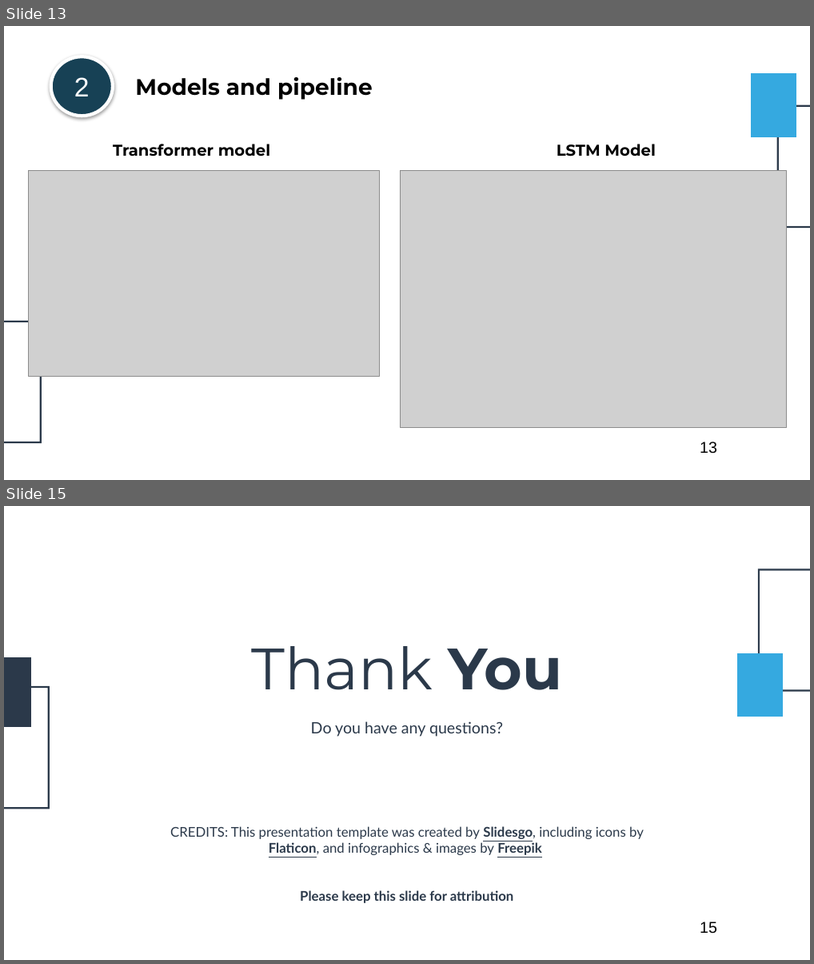
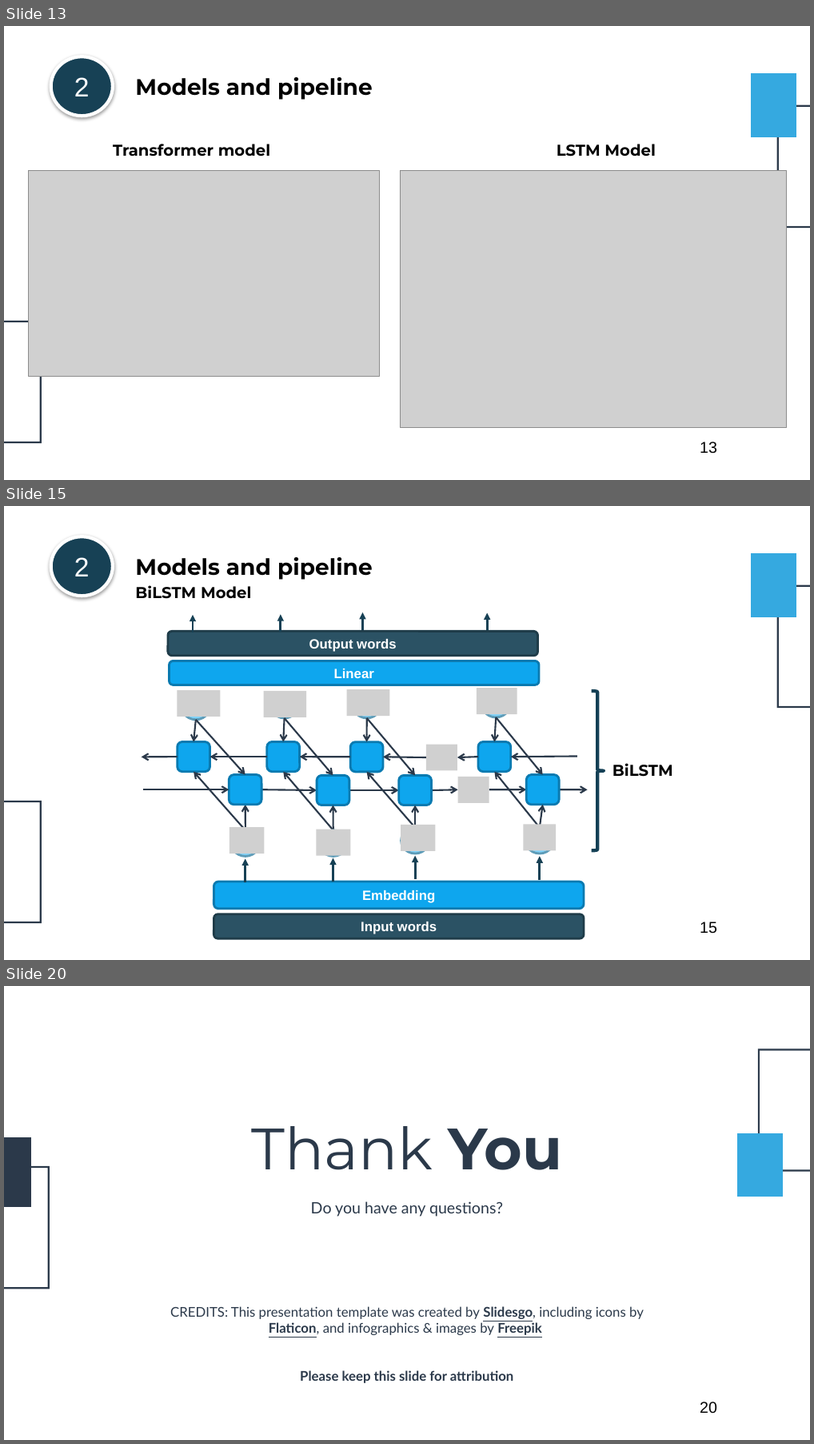
Before and after one commit to VNOpenAI/ai-doctor, a slide deck: static/slides/vnopenai-vn-accent.pptx. Shown one above the other, each under a label of ours: slides 13 and 15 before the commit, slides 13, 15 and 20 after it; the slides between them are not shown. The pictures are 814x964 and 814x1444 pixels, drawn with LibreOffice and Linux fonts; fonts in the diff are those of the drawing; grey boxes stand for pictures. Boxes give left, top, right and bottom in pixels: in the first picture for what was removed or moved away, otherwise in the second. Text is boxed around its words. In the diff, an @@ line names an element or a change of style, - is before the commit and + after.

Commit message:
Explain models for NLP task

```diff
--- a/static/slides/vnopenai-vn-accent.pptx
+++ b/static/slides/vnopenai-vn-accent.pptx
@@ slide 15 added at (4, 506, 810, 960), background #FFFFFF; not listed: 4 template elements that a slide beside it also shows @@
@@ ellipse added at (50, 536, 113, 596), fill #174155, outline #FFFFFF 3 pt, 24 pt, text #FFFFFF @@
+2
@@ text added at (135, 557, 373, 580), 20 pt, text #000000, bold @@
+Models and pipeline
@@ text added at (135, 585, 251, 599), 14 pt, text #000000, bold @@
+BiLSTM Model
@@ group added at (141, 612, 674, 938): 36 arrows, 12 rounded rectangles, 10 pictures, 8 ellipses, 1 text, 1 right brace @@
+BiLSTM
+Embedding
+Input words
+Linear
+Output words
@@ what was slide 15 is now slide 20 @@
@@ page number at (700, 1401, 718, 1413): text changed @@
-15
+20
```
Also in this commit, not shown: 4 slides changed, 4 other slides added, 8 other files.
